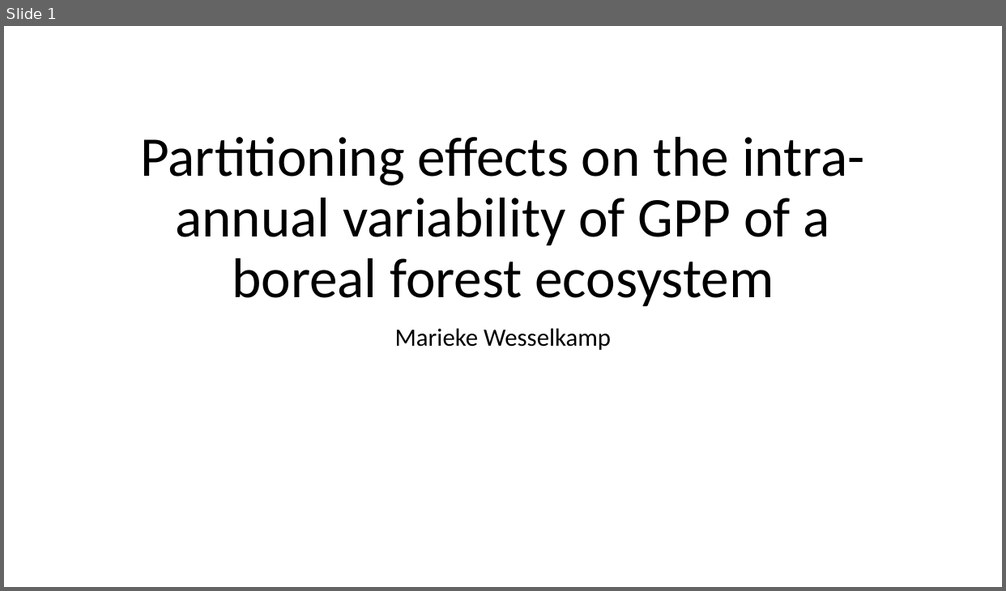
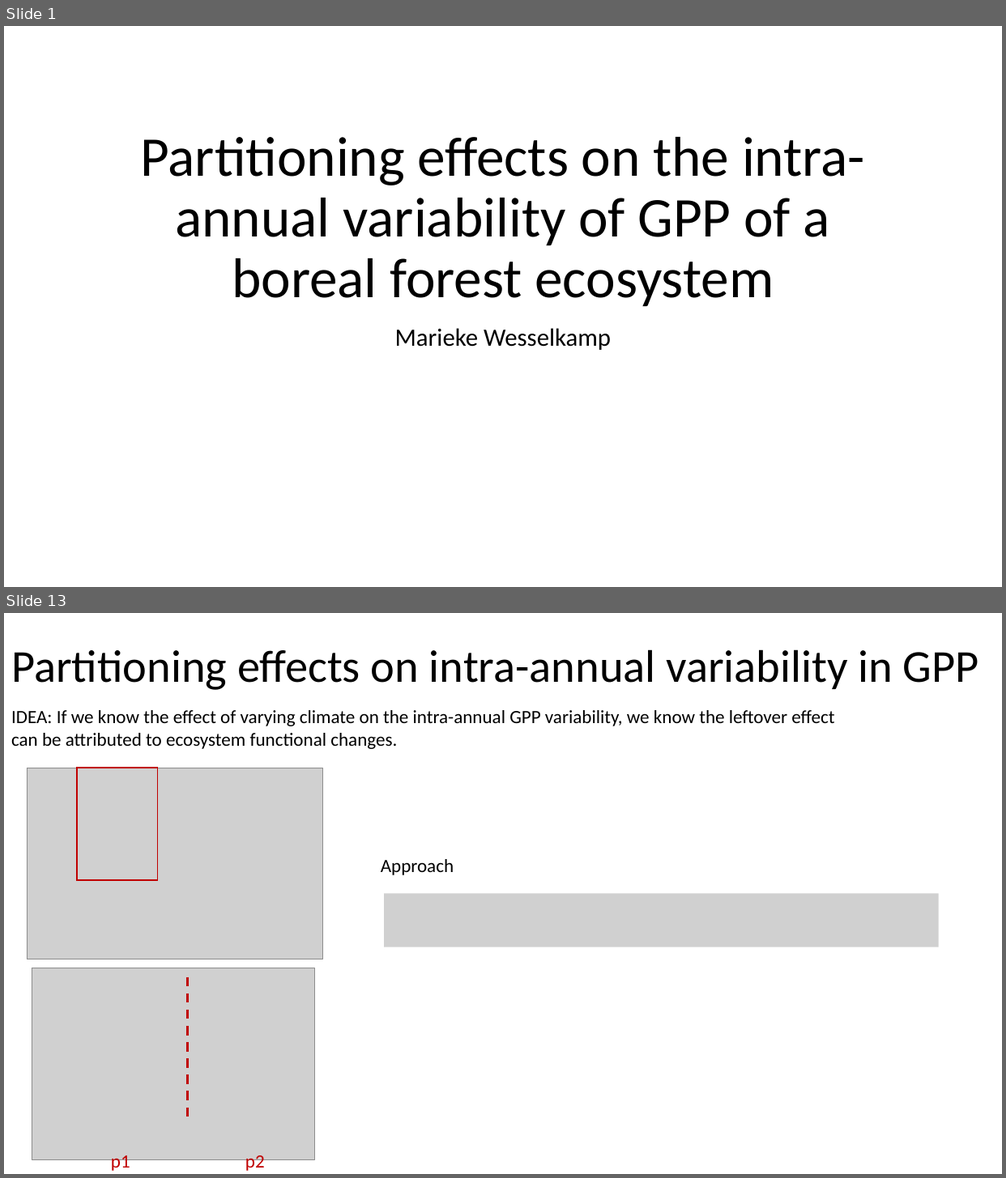
Before and after one commit to MWesselkamp/Intern_MPI_Jena, a slide deck: presentation/presi.pptx. Shown one above the other, each under a label of ours: slide 1 before the commit, slides 1 and 13 after it; the slides between them are not shown. The pictures are 1006x591 and 1006x1178 pixels, drawn with LibreOffice and Linux fonts; fonts in the diff are those of the drawing; grey boxes stand for pictures. Boxes give left, top, right and bottom in pixels: in the first picture for what was removed or moved away, otherwise in the second. Text is boxed around its words. In the diff, an @@ line names an element or a change of style, - is before the commit and + after.

```diff
--- a/presentation/presi.pptx
+++ b/presentation/presi.pptx
@@ slide 13 added at [4, 613, 1002, 1174], background #FFFFFF @@
@@ text added at [11, 649, 979, 690], 44 pt, text #000000 @@
+Partitioning effects on intra-annual variability in GPP
@@ text added at [11, 710, 834, 749], 18 pt, text #000000 @@
+IDEA: If we know the effect of varying climate on the intra-annual GPP variability, we know the leftover effect can be attributed to ecosystem functional changes.
@@ picture added at [27, 768, 323, 960] @@
@@ rectangle added at [78, 768, 158, 880], outline #C00000 1.5 pt @@
@@ text added at [381, 859, 454, 875], 18 pt, text #000000 @@
+Approach
@@ picture added at [385, 894, 939, 948] @@
@@ picture added at [32, 969, 315, 1161] @@
@@ line added from (187, 977) to (187, 1123), #C00000 2.25 pt dashed @@
@@ text added at [111, 1156, 130, 1173], 18 pt, text #C00000 @@
+p1
@@ text added at [245, 1156, 265, 1173], 18 pt, text #C00000 @@
+p2
```
Also in this commit, not shown: 8 slides changed, 9 other slides added, 6 slides removed, 6 other files.
